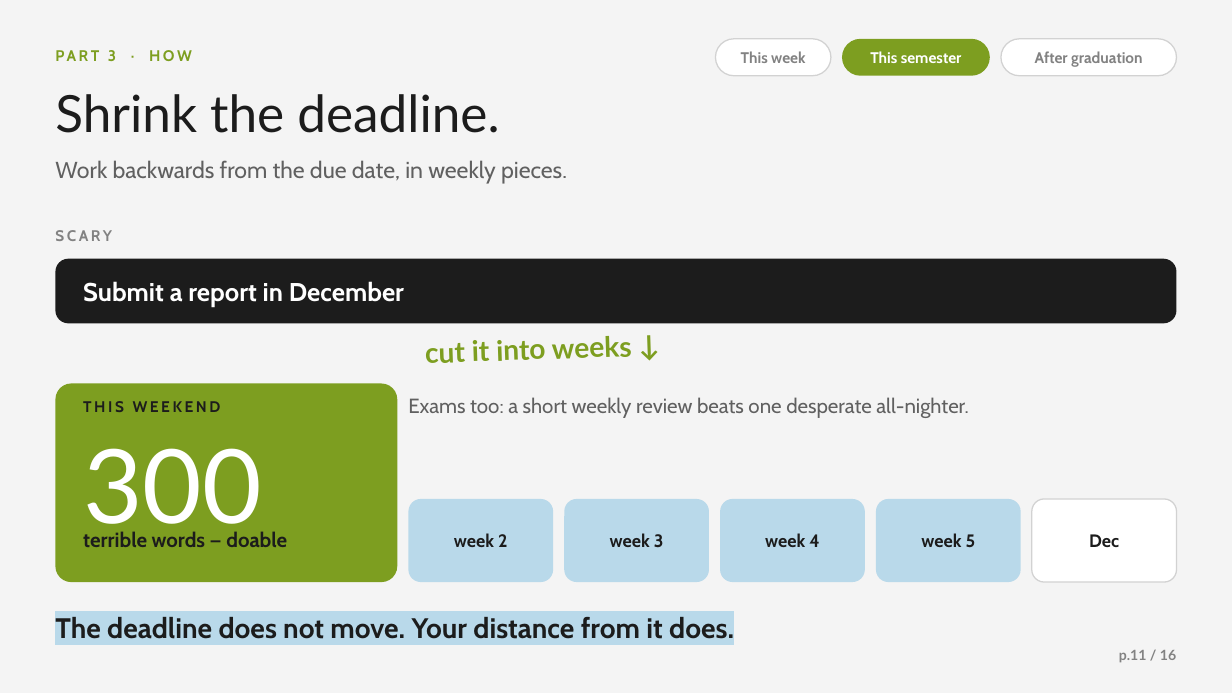
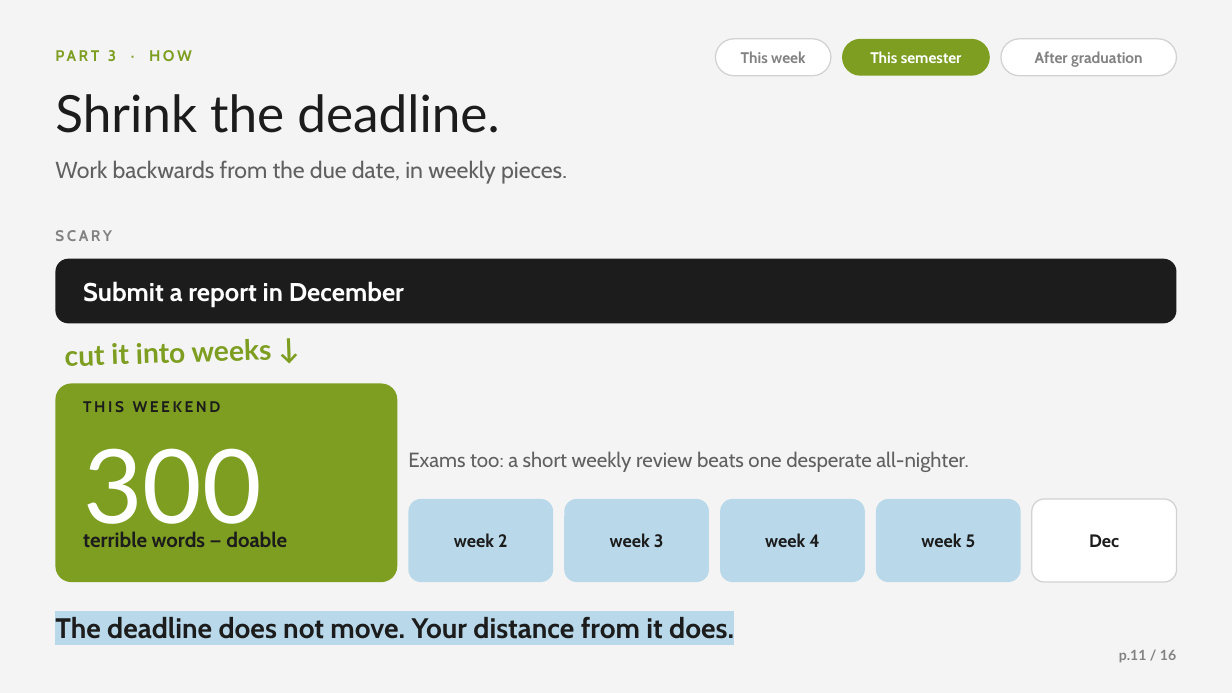
Before and after one commit to Kyson-CCHEN/English-presentation, a slide deck: slide 11 of Planning_Is_the_Pressure.pptx. Drawn at 1232x693 pixels with LibreOffice and Linux fonts; fonts in the diff are those of the drawing; background and template pictures are left out. Boxes give left, top, right and bottom in pixels: in the first picture for what was removed or moved away, otherwise in the second. Text is boxed around its words. In the diff, an @@ line names an element or a change of style, - is before the commit and + after.

```diff
--- a/Planning_Is_the_Pressure.pptx
+++ b/Planning_Is_the_Pressure.pptx
@@ text "cut it into weeks ↓": place and size @@
-text "cut it into weeks ↓" at [425,336,632,363]
+text "cut it into weeks ↓" at [65,339,272,366]
@@ text "Exams too: a short weekly ...": place and size @@
-text "Exams too: a short weekly ..." at [408,397,969,418]
+text "Exams too: a short weekly ..." at [408,451,969,472]
@@ text "Exams too: a short weekly ..." at [408,451,969,472]: vertical alignment top to bottom @@
```
Also in this commit, not shown: 9 other slides changed.
